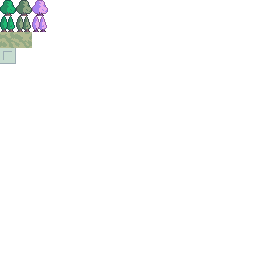
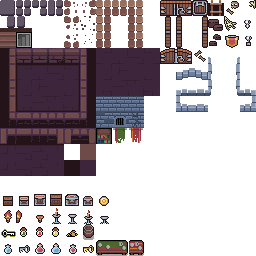
Revision of a layered w=256, h=256 image; what changed, layer by layer:
added layer "Paint Layer 3(pasted)" (2nd of 3) above "Paint Layer 3(pasted)" over [64, 64, 192, 176]
added layer "Copy of full tilemap.png" above "full tilemap.png" over [0, 0, 256, 256]
hid "Paint Layer 2 Merged" over [0, 0, 128, 256]
